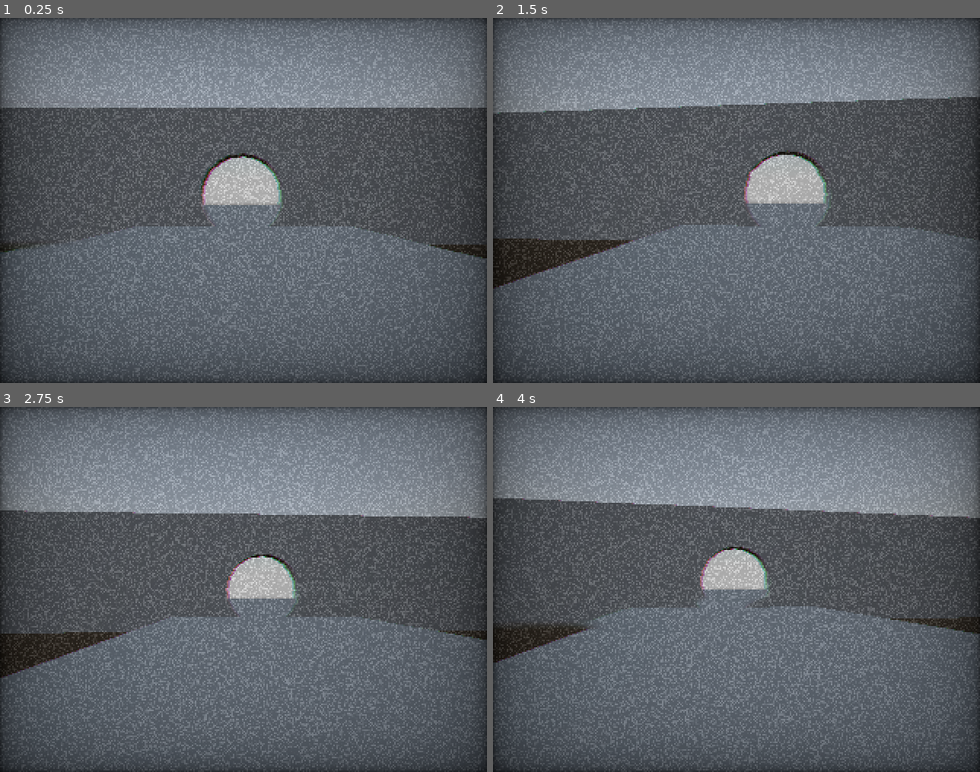
Above: before the commit, frames 1-4 (two rows, left to right).
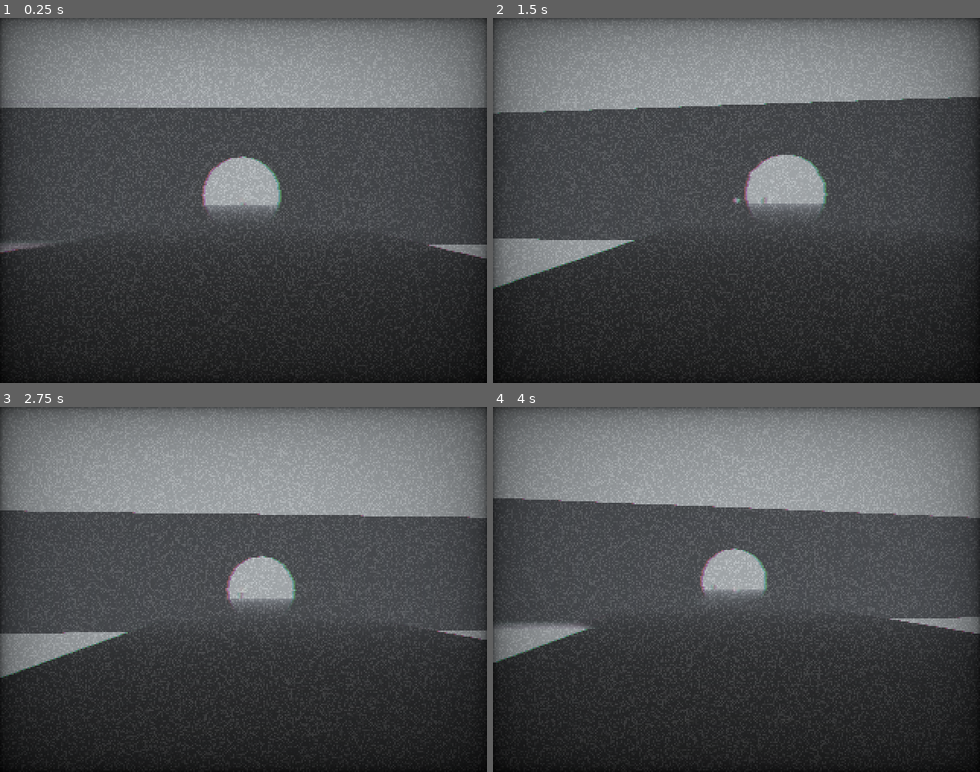
Above: after the commit, the same moments.

Repository: AxiomaN2323/Erie
Game: Godot game, scene res://node.tscn
The game is run twice, just before and just after one commit, with the same random seed, the same clock (stepped at 60 frames per second) and the same inputs.
Inputs (mouse positions are in pixels of both pictures, inside the frame that each line leads up to):
- Up to frame 1 (0.25 s): no input
- Up to frame 2 (1.5 s): move the mouse to (760, 200) at 0.52 s; hold A (A) 0.53-1.28 s; hold Up (ui_up) from 0.53 s (still down); tap D (D) at 0.8, 1.35 s; move the mouse to (712, 200) at 1.27 s
- Up to frame 3 (2.75 s): keep holding Up (ui_up); tap S (S) at 1.55 s; move the mouse to (253, 582) at 2.02 s; hold S (S) from 2.03 s (still down); tap A (A) at 2.3 s
- Up to frame 4 (4 s): keep holding Up (ui_up); move the mouse to (731, 596) at 2.77 s; release S (S) at 2.78 s; tap A (A) at 2.85 s; tap D (D) at 3.05 s; move the mouse to (775, 593) at 3.52 s; hold Shift (Correr) from 3.53 s (still down); tap S (S) at 3.8 s

The runs differ from the first frame. In frame 1, 43% of the frame differs, in the area x 0-100%, y 5-100%; in frame 2, 44%; in frame 3, 42%; in frame 4, 44%.

Commit message:
agregado instance de enemy y sonidos

Diff:
--- /dev/null
+++ b/Scripts/enemy.gd
@@ -0,0 +1,68 @@
+extends CharacterBody3D
+
+
+const SPEED = 5.0
+const JUMP_VELOCITY = 4.5
+
+# MI JUGADOR
+var player :CharacterBody3D
+
+# Los rayos que hacen de ojos
+@onready var raycast = $RayCast3D
+var jugador_visto : bool
+var jugador_viendo : bool
+# AUDIO
+@onready var chase_scream = $chase_scream
+
+func _ready():
+	player = get_tree().get_first_node_in_group("player")
+
+
+func _input(event):
+
+	# si me ve gritito
+	if jugador_visto:
+		Chase_scream()
+
+func _physics_process(delta: float) -> void:
+	if player == null:
+		return
+
+	raycast.target_position = to_local(player.global_position)
+	raycast.force_raycast_update()
+
+	if raycast.is_colliding():
+		var collider = raycast.get_collider()
+		if collider == player:
+			jugador_visto = true
+			print("te estoy viendo maricon")
+		else:
+			print("ps ya no te estoy viendo")
+			jugador_visto = false
+			return
+
+	if jugador_viendo:
+		Chase_scream()
+
+	# Add the gravity.
+	if not is_on_floor():
+		velocity += get_gravity() * delta
+
+	# Handle jump.
+
+	var input_dir := Input.get_vector("ui_left", "ui_right", "ui_up", "ui_down")
+	var direction := (transform.basis * Vector3(input_dir.x, 0, input_dir.y)).normalized()
+	if direction:
+		velocity.x = direction.x * SPEED
+		velocity.z = direction.z * SPEED
+	else:
+		velocity.x = move_toward(velocity.x, 0, SPEED)
+		velocity.z = move_toward(velocity.z, 0, SPEED)
+
+	move_and_slide()
+
+func Chase_scream():
+	if not chase_scream.playing:
+		chase_scream.play()
+	if chase_scream.playing:
+		return
--- a/Scripts/node.gd
+++ b/Scripts/node.gd
@@ -2,9 +2,10 @@
 
 @onready var player = $Player
 
+@onready var spotlight_building = $building/DirectionalLight3D
 
 func _ready():
 	pass
 
-func _input(event):
+func _input(_event):
 	pass
--- a/Scripts/player.gd
+++ b/Scripts/player.gd
@@ -5,6 +5,11 @@
 signal walking_stopped
 signal running_started
 signal running_stopped
+
+# VIDA
+var vida = 100
+var vida_por_ataque = 20
+
 
 # STAMINA
 var stamina := 100.0
@@ -23,6 +28,7 @@
 var RUN_SPEED := 6.0
 var SPEED := 3.0
 
+var mouse_visible : bool = false
 var mouse_sensitivity := 0.3
 var vertical_look := 0.0
 
@@ -34,15 +40,21 @@
 	# y se consiguen los ejes del raton de paso
 	Input.set_mouse_mode(Input.MOUSE_MODE_CAPTURED)
 
+
 func _input(event):
 	if event is InputEventMouseMotion:
 		rotate_y(deg_to_rad(-event.relative.x * mouse_sensitivity))
 		vertical_look = clamp(vertical_look - event.relative.y * mouse_sensitivity,-90,90)
 		camera_pivot.rotation_degrees.x = vertical_look
 
-	if Input.is_action_just_pressed("ui_cancel"):
+
+	# si le das al esc sacas el menu por lo tanto el raton debe de manifestarse
+	if Input.is_action_just_pressed("ui_cancel") and not mouse_visible:
 		Input.set_mouse_mode(Input.MOUSE_MODE_VISIBLE)
-
+		mouse_visible = true
+	elif Input.is_action_just_pressed("ui_cancel") and mouse_visible:
+		Input.set_mouse_mode(Input.MOUSE_MODE_CAPTURED)
+		mouse_visible = false
 
 
 func _physics_process(delta):
--- a/node.tscn
+++ b/node.tscn
@@ -12,29 +12,22 @@
 [ext_resource type="AudioStream" uid="uid://om1ud18phmg3" path="res://Audio/running_on_wood.wav" id="7_qn3nj"]
 [ext_resource type="AudioStream" uid="uid://brgctgn1rtq7" path="res://Audio/running_on_gravel.wav" id="8_r657h"]
 [ext_resource type="AudioStream" uid="uid://33xygf16cs44" path="res://Audio/walking_on_gravel.wav" id="9_f0urt"]
-
-[sub_resource type="ProceduralSkyMaterial" id="ProceduralSkyMaterial_sy5k4"]
-sky_horizon_color = Color(0.66224277, 0.6717428, 0.6867428, 1)
-ground_horizon_color = Color(0.66224277, 0.6717428, 0.6867428, 1)
-
-[sub_resource type="Sky" id="Sky_j2q8x"]
-sky_material = SubResource("ProceduralSkyMaterial_sy5k4")
+[ext_resource type="Texture2D" uid="uid://cxnywwcavlipc" path="res://Sprites/Center-Dot.png" id="10_436f3"]
+[ext_resource type="Script" uid="uid://juo5n642kact" path="res://Scripts/enemy.gd" id="14_cmsyx"]
+[ext_resource type="AudioStream" uid="uid://b7isbpcbbcd5y" path="res://Audio/chase_scream.wav" id="15_cmsyx"]
 
 [sub_resource type="Environment" id="Environment_112p8"]
-background_mode = 2
-sky = SubResource("Sky_j2q8x")
+ambient_light_color = Color(0.010161614, 0.008442175, 0.07713712, 1)
+ambient_light_energy = 1.03
 tonemap_mode = 2
 glow_enabled = true
+fog_enabled = true
 
 [sub_resource type="BoxShape3D" id="BoxShape3D_f0urt"]
 size = Vector3(126.58301, 1, 66.13501)
 
 [sub_resource type="BoxShape3D" id="BoxShape3D_jfkdj"]
-size = Vector3(12.59668, 7.254883, 17.192078)
-
-[sub_resource type="CapsuleMesh" id="CapsuleMesh_112p8"]
-
-[sub_resource type="CapsuleShape3D" id="CapsuleShape3D_e2u21"]
+size = Vector3(12.59668, 5.343384, 17.192078)
 
 [sub_resource type="ShaderMaterial" id="ShaderMaterial_e2u21"]
 shader = ExtResource("3_112p8")
@@ -49,9 +42,9 @@
 shader_parameter/roll_size = 15.0
 shader_parameter/roll_variation = 1.8
 shader_parameter/distort_intensity = 0.05
-shader_parameter/noise_opacity = 0.4
+shader_parameter/noise_opacity = 0.182000008645
 shader_parameter/noise_speed = 5.0
-shader_parameter/static_noise_intensity = 0.1510000071725
+shader_parameter/static_noise_intensity = 0.094000004465
 shader_parameter/aberration = 0.03
 shader_parameter/brightness = 1.4
 shader_parameter/discolor = true
@@ -60,6 +53,14 @@
 shader_parameter/vignette_intensity = 0.4
 shader_parameter/vignette_opacity = 0.350000016625
 
+[sub_resource type="CapsuleMesh" id="CapsuleMesh_112p8"]
+
+[sub_resource type="CapsuleShape3D" id="CapsuleShape3D_e2u21"]
+
+[sub_resource type="CapsuleMesh" id="CapsuleMesh_bcos8"]
+
+[sub_resource type="CapsuleShape3D" id="CapsuleShape3D_cmsyx"]
+
 [node name="Node" type="Node"]
 script = ExtResource("1_sy5k4")
 
@@ -91,7 +92,7 @@
 [node name="Area3D" type="Area3D" parent="gravel"]
 
 [node name="CollisionShape3D" type="CollisionShape3D" parent="gravel/Area3D"]
-transform = Transform3D(1, 0, 0, 0, 1, 0, 0, 0, 1, 0, 0, 0.5594177)
+transform = Transform3D(1, 0, 0, 0, 1, 0, 0, 0, 1, 0, -0.9557495, 0.5594177)
 shape = SubResource("BoxShape3D_jfkdj")
 
 [node name="entrance" type="CSGBox3D" parent="."]
@@ -106,6 +107,31 @@
 height = 1.1844177
 sides = 20
 
+[node name="VHS efecto" type="CanvasLayer" parent="."]
+
+[node name="CRT_shader" type="ColorRect" parent="VHS efecto"]
+material = SubResource("ShaderMaterial_e2u21")
+offset_right = 320.0
+offset_bottom = 240.0
+
+[node name="CSGBox3D3" type="CSGBox3D" parent="."]
+transform = Transform3D(1, 0, 0, 0, 1, 0, 0, 0, 1, 16.773386, 3.429016, 4.126062)
+use_collision = true
+size = Vector3(21.209991, 7.858032, 0.98620605)
+
+[node name="CSGBox3D3" type="CSGBox3D" parent="CSGBox3D3"]
+transform = Transform3D(1, 0, 0, 0, 1, 0, 0, 0, 1, -33.421303, 0.017684937, -0.0075736046)
+use_collision = true
+size = Vector3(21.179337, 7.7965393, 1.0020142)
+
+[node name="vhs_soundeffect" type="AudioStreamPlayer" parent="."]
+stream = ExtResource("4_e2u21")
+autoplay = true
+
+[node name="babyscream" type="AudioStreamPlayer" parent="."]
+stream = ExtResource("2_bss38")
+volume_db = 24.0
+
 [node name="Player" type="CharacterBody3D" parent="." groups=["player"]]
 transform = Transform3D(1, 0, 0, 0, 1, 0, 0, 0, 1, 0, 1.5702598, 18.04777)
 script = ExtResource("2_j2q8x")
@@ -144,30 +170,41 @@
 [node name="walking_on_gravel" type="AudioStreamPlayer" parent="Player/player_sounds"]
 stream = ExtResource("9_f0urt")
 
-[node name="CanvasLayer" type="CanvasLayer" parent="."]
-
-[node name="CRT_shader" type="ColorRect" parent="CanvasLayer"]
-material = SubResource("ShaderMaterial_e2u21")
-offset_right = 320.0
-offset_bottom = 240.0
-
-[node name="CSGBox3D3" type="CSGBox3D" parent="."]
-transform = Transform3D(1, 0, 0, 0, 1, 0, 0, 0, 1, 16.773386, 3.429016, 4.126062)
-use_collision = true
-size = Vector3(21.209991, 7.858032, 0.98620605)
-
-[node name="CSGBox3D3" type="CSGBox3D" parent="CSGBox3D3"]
-transform = Transform3D(1, 0, 0, 0, 1, 0, 0, 0, 1, -33.421303, 0.017684937, -0.0075736046)
-use_collision = true
-size = Vector3(21.179337, 7.7965393, 1.0020142)
-
-[node name="vhs_soundeffect" type="AudioStreamPlayer" parent="."]
-stream = ExtResource("4_e2u21")
-autoplay = true
-
-[node name="babyscream" type="AudioStreamPlayer" parent="."]
-stream = ExtResource("2_bss38")
-volume_db = 24.0
+[node name="CanvasLayer" type="CanvasLayer" parent="Player"]
+
+[node name="TextureRect" type="TextureRect" parent="Player/CanvasLayer"]
+anchors_preset = 8
+anchor_left = 0.5
+anchor_top = 0.5
+anchor_right = 0.5
+anchor_bottom = 0.5
+offset_left = -20.0
+offset_top = -20.0
+offset_right = 20.0
+offset_bottom = 20.0
+grow_horizontal = 2
+grow_vertical = 2
+texture = ExtResource("10_436f3")
+expand_mode = 1
+
+[node name="Enemy" type="CharacterBody3D" parent="."]
+transform = Transform3D(1, 0, 0, 0, 1, 0, 0, 0, 1, 0, 1.5761857, -38.842525)
+script = ExtResource("14_cmsyx")
+
+[node name="MeshInstance3D" type="MeshInstance3D" parent="Enemy"]
+mesh = SubResource("CapsuleMesh_bcos8")
+
+[node name="CollisionShape3D" type="CollisionShape3D" parent="Enemy"]
+shape = SubResource("CapsuleShape3D_cmsyx")
+
+[node name="chase_scream" type="AudioStreamPlayer3D" parent="Enemy"]
+transform = Transform3D(1, 0, 0, 0, 1, 0, 0, 0, 1, 0, 0.43031907, 0)
+stream = ExtResource("15_cmsyx")
+volume_db = 80.0
+max_distance = 35.0
+
+[node name="RayCast3D" type="RayCast3D" parent="Enemy"]
+transform = Transform3D(1, 0, 0, 0, 1, 0, 0, 0, 1, 0, 0.37127042, -0.054790497)
 
 [connection signal="body_entered" from="wood/Area3D" to="wood" method="_on_area_3d_body_entered"]
 [connection signal="body_entered" from="gravel/Area3D" to="gravel" method="_on_area_3d_body_entered"]
Not shown, added: Scripts/enemy.gd.uid
Binary file added: Sprites/Center-Dot.png
Not shown: 1 places in node.tscn that only renumber resources
Not shown, added: Audio/chase_scream.wav
Not shown, added: Audio/echoscary.wav
